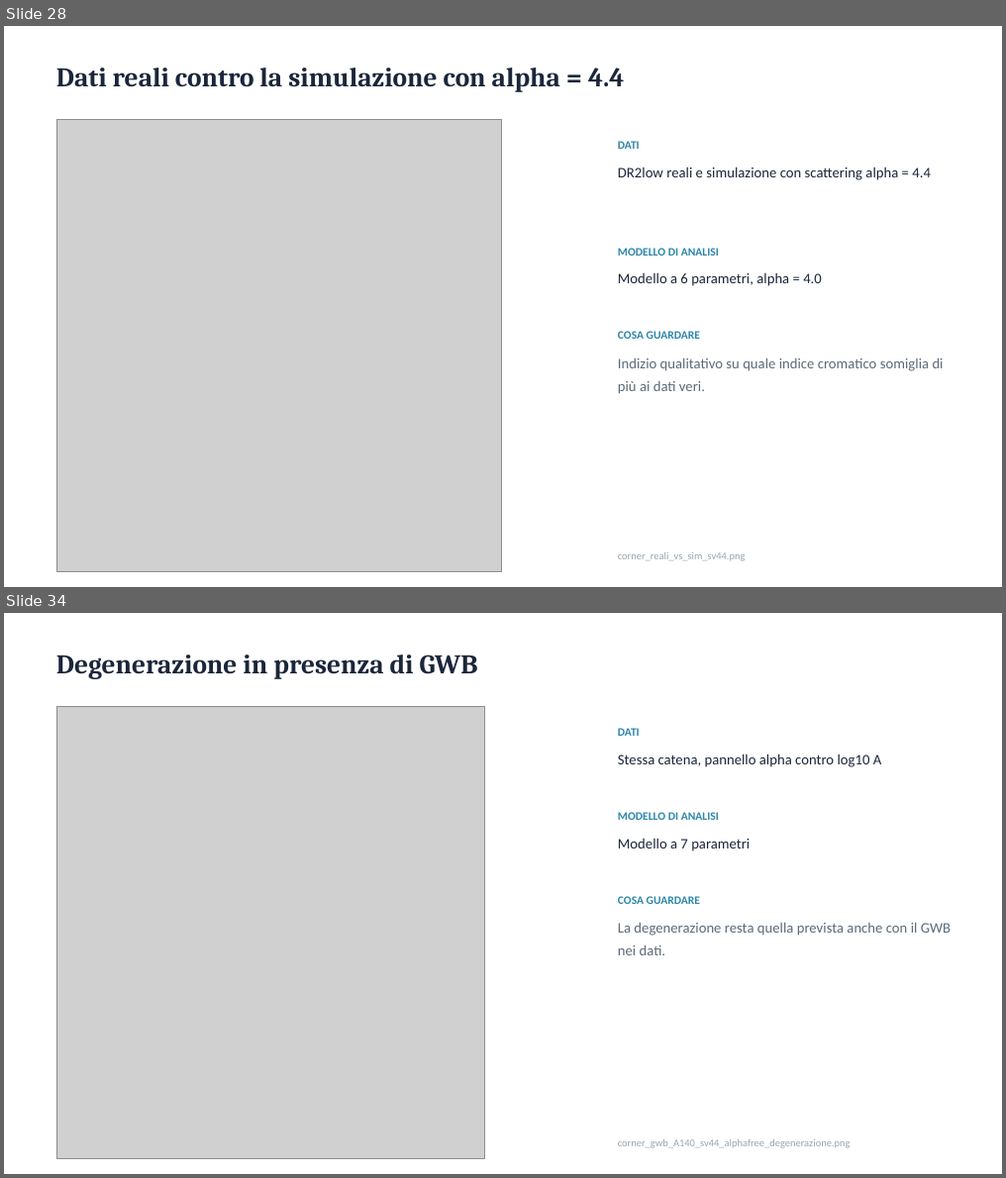
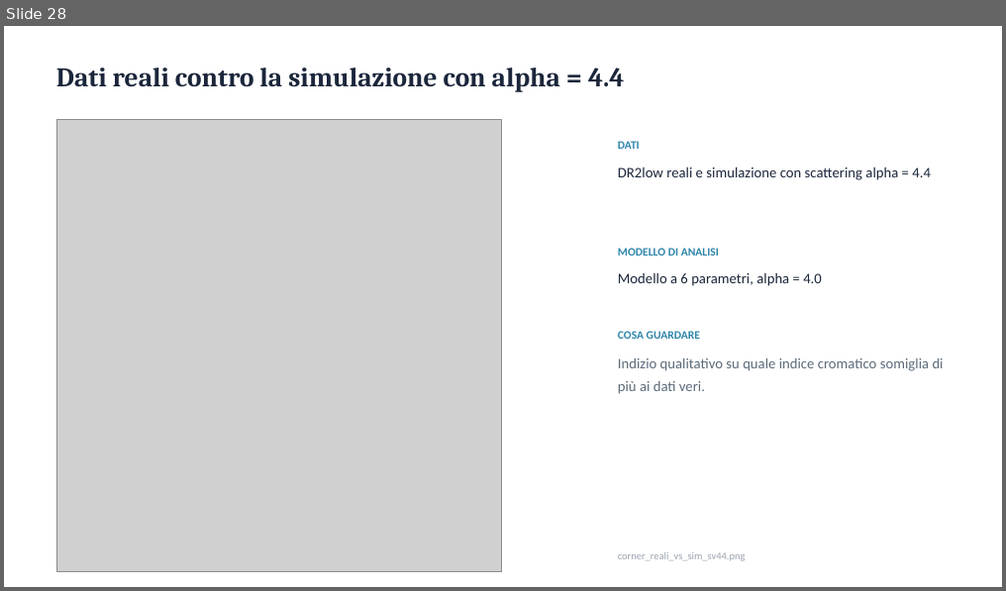
Before and after one commit to caivanolorenzo35-design/Tesi-PTA, a slide deck: Tesi_J1640_grafici.pptx. Shown one above the other, each under a label of ours: slides 28 and 34 before the commit, slide 28 after it; the slides between them are not shown. The pictures are 1006x1178 and 1006x591 pixels, drawn with LibreOffice and Linux fonts; fonts in the diff are those of the drawing; grey boxes stand for pictures. Boxes give left, top, right and bottom in pixels: in the first picture for what was removed or moved away, otherwise in the second. Text is boxed around its words. In the diff, an @@ line names an element or a change of style, - is before the commit and + after.

Commit message:
Band noise: simulazioni a 50 componenti, sezioni 40 vs 50 nei notebook 16-18, modello a 8 parametri (notebook 19 sim, 20 reali)

```diff
--- a/Tesi_J1640_grafici.pptx
+++ b/Tesi_J1640_grafici.pptx
@@ slide 34 removed at (x1=4, y1=613, x2=1002, y2=1174), background #FFFFFF @@
@@ text removed at (x1=56, y1=655, x2=478, y2=679) @@
-Degenerazione in presenza di GWB
@@ picture removed at (x1=56, y1=707, x2=484, y2=1159) @@
@@ text removed at (x1=618, y1=728, x2=640, y2=736) @@
-DATI
@@ text removed at (x1=618, y1=754, x2=881, y2=767) @@
-Stessa catena, pannello alpha contro log10 A
@@ text removed at (x1=618, y1=812, x2=719, y2=820) @@
-MODELLO DI ANALISI
@@ text removed at (x1=618, y1=838, x2=749, y2=852) @@
-Modello a 7 parametri
@@ text removed at (x1=618, y1=896, x2=700, y2=904) @@
-COSA GUARDARE
@@ text removed at (x1=618, y1=923, x2=950, y2=956) @@
-La degenerazione resta quella prevista anche con il GWB nei dati.
@@ text removed at (x1=618, y1=1140, x2=850, y2=1149) @@
-corner_gwb_A140_sv44_alphafree_degenerazione.png
```
Also in this commit, not shown: 6 slides changed, 2 slides added, 1 other slide removed, 59 other files.
